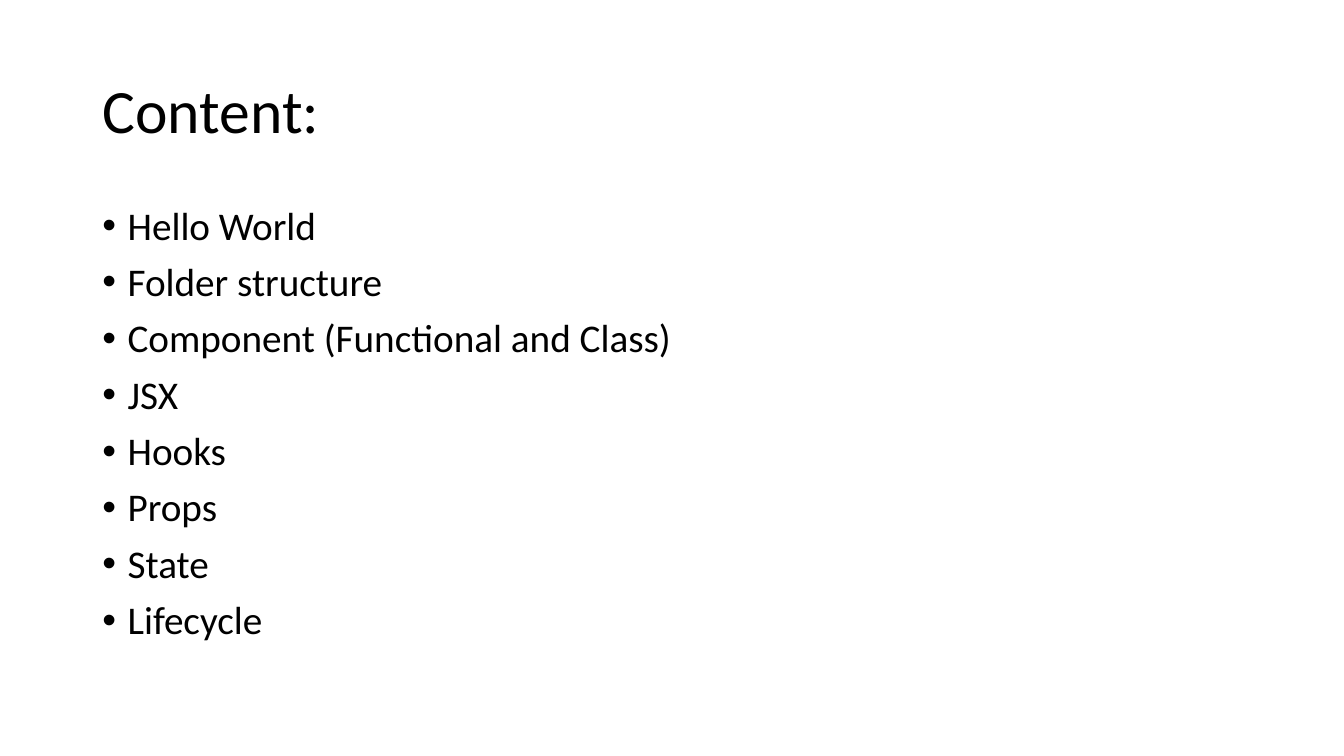
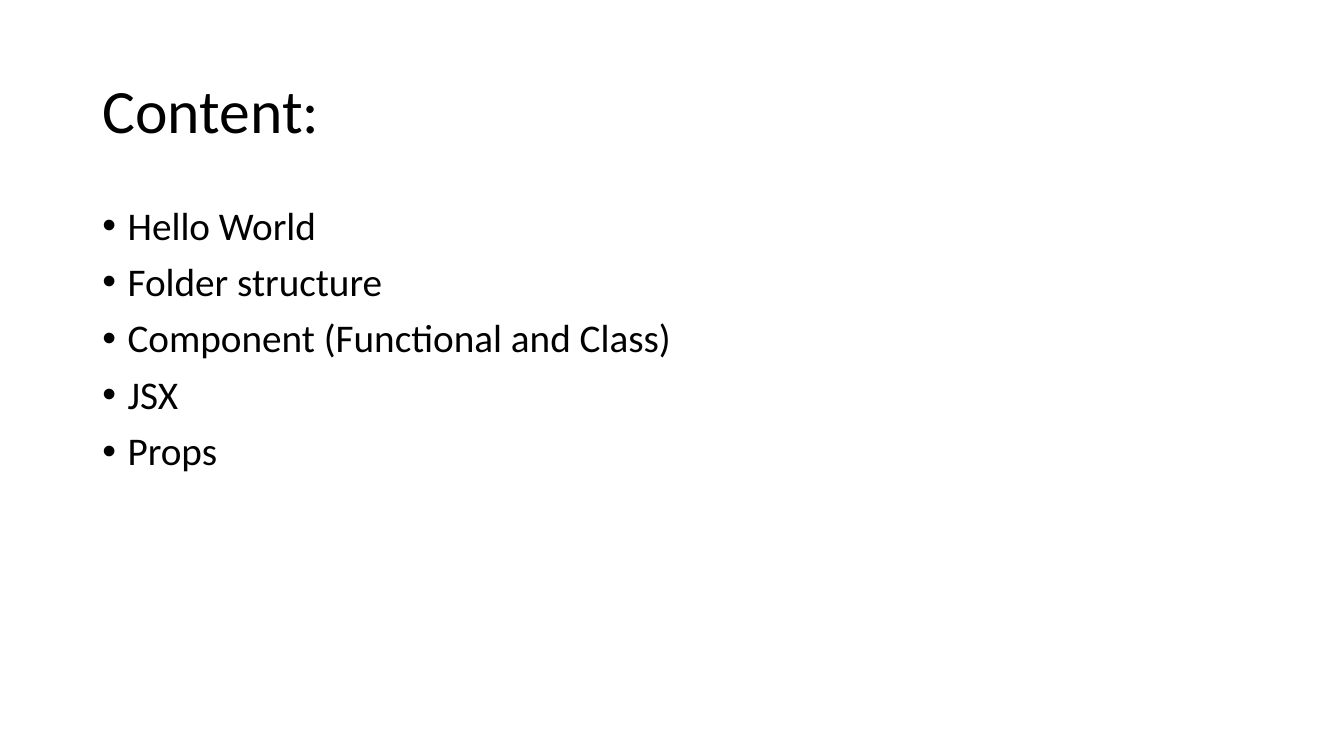
Before and after one commit to Prasundas99/Web-Development-Traning, a slide deck: slide 9 of 14.React/React.pptx. Drawn at 1344x756 pixels with LibreOffice and Linux fonts; fonts in the diff are those of the drawing. Boxes give left, top, right and bottom in pixels: in the first picture for what was removed or moved away, otherwise in the second. Text is boxed around its words. In the diff, an @@ line names an element or a change of style, - is before the commit and + after.

```diff
--- a/14.React/React.pptx
+++ b/14.React/React.pptx
@@ text at (128, 437, 226, 466): paragraph removed @@
-• Hooks
@@ text at (128, 552, 263, 641): paragraphs removed @@
-• State
-• Lifecycle
```
Also in this commit, not shown: 8 slides added, 23 other files.
